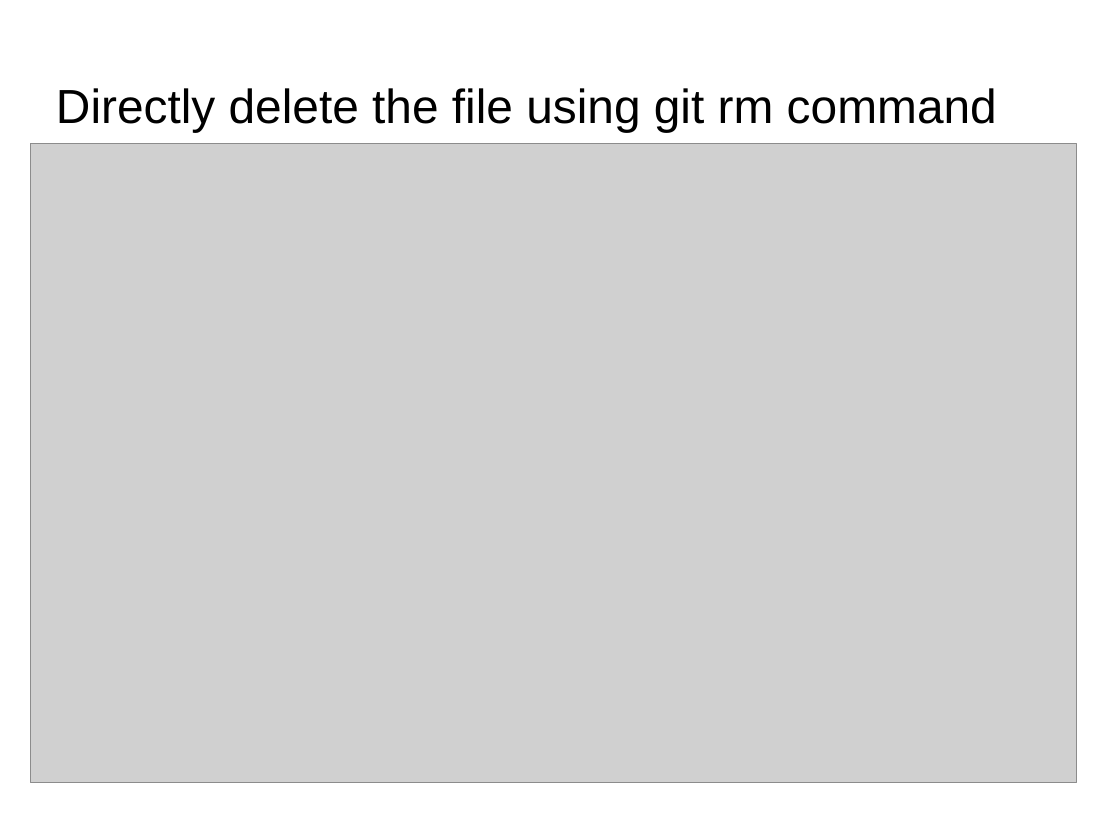
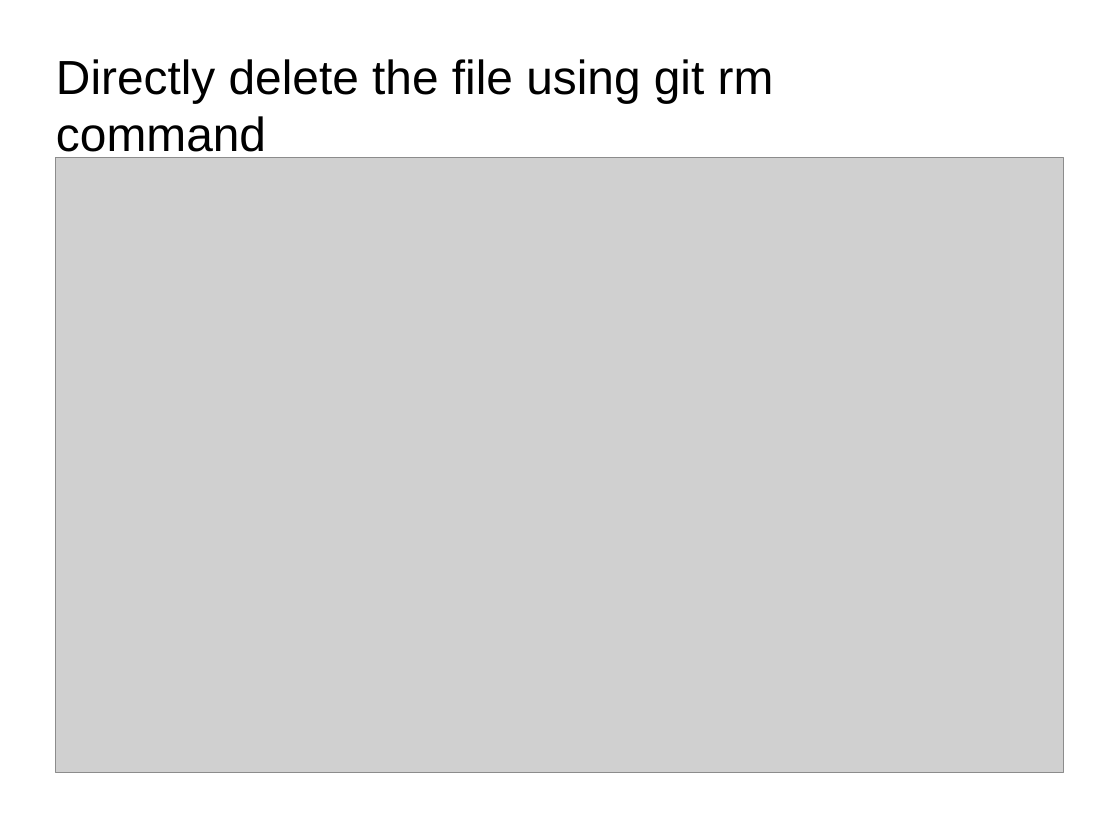
Before and after one commit to anumsh/Learning-Git-and-Github, a slide deck: slide 32 of git_and_GitHub.odp. Drawn at 1120x840 pixels with LibreOffice and Linux fonts; fonts in the diff are those of the drawing; grey boxes stand for pictures; background and template pictures are left out. Boxes give left, top, right and bottom in pixels: in the first picture for what was removed or moved away, otherwise in the second. Text is boxed around its words. In the diff, an @@ line names an element or a change of style, - is before the commit and + after.

Commit message:
edit: updates few slides and images

```diff
--- a/git_and_GitHub.odp
+++ b/git_and_GitHub.odp
@@ title "Directly delete the file using ..." rewrapped from <box>56,88,997,132</box> to <box>56,59,774,161</box> @@
@@ picture: place and size @@
-picture at <box>30,144,1077,783</box>
+picture at <box>56,158,1064,772</box>
```
Also in this commit, not shown: 4 other slides changed, 2 other files.
